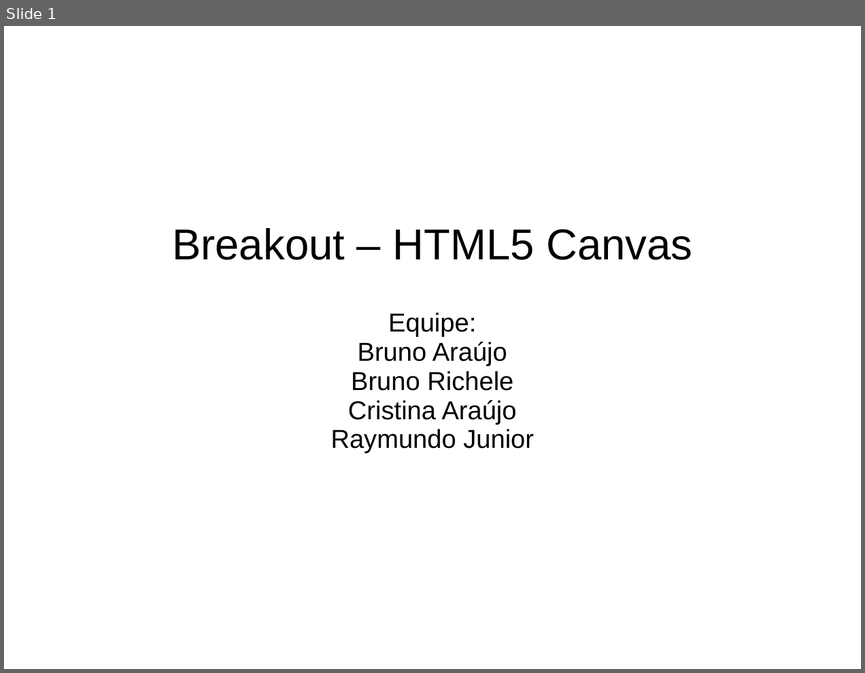
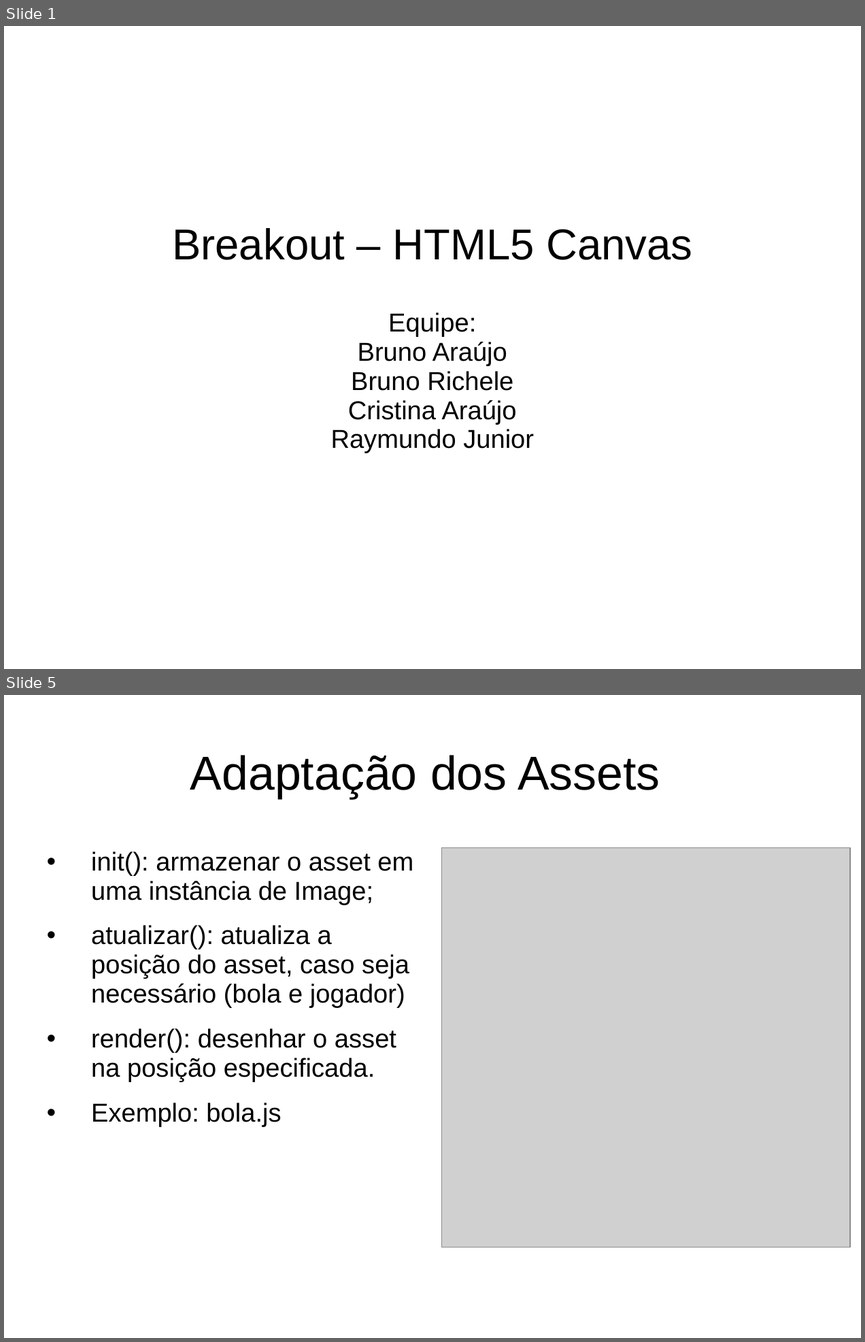
Before and after one commit to jucimarjr/posueagames, a slide deck: brunorichele/breakout/apres/breakout.ppt. Shown one above the other, each under a label of ours: slide 1 before the commit, slides 1 and 5 after it; the slides between them are not shown. The pictures are 865x673 and 865x1342 pixels, drawn with LibreOffice and Linux fonts; fonts in the diff are those of the drawing; grey boxes stand for pictures. Boxes give left, top, right and bottom in pixels: in the first picture for what was removed or moved away, otherwise in the second. Text is boxed around its words. In the diff, an @@ line names an element or a change of style, - is before the commit and + after.

Commit message:
Atualizando apresentação e arquivos associados

```diff
--- a/brunorichele/breakout/apres/breakout.ppt
+++ b/brunorichele/breakout/apres/breakout.ppt
@@ slide 5 added at (4,695,861,1338), background #FFFFFF @@
@@ title added at (190,755,660,799), 44 pt, text #000000 @@
+Adaptação dos Assets
@@ text added at (91,851,413,1127), 24 pt, text #000000 @@
+• init(): armazenar o asset em uma instância de Image;
+• atualizar(): atualiza a posição do asset, caso seja necessário (bola e jogador)
+• render(): desenhar o asset na posição especificada.
+• Exemplo: bola.js
@@ picture added at (442,848,850,1248) @@
```
Also in this commit, not shown: 3 slides changed, 14 slides removed, 4 other files.
